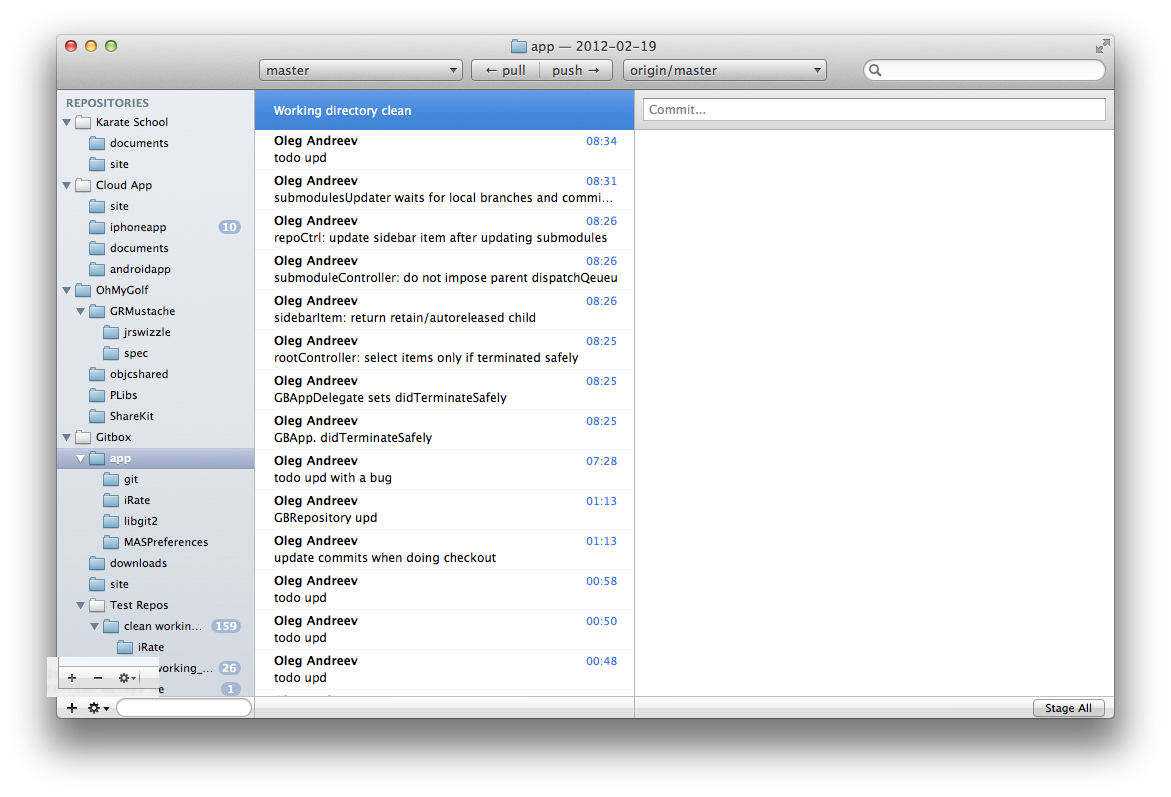
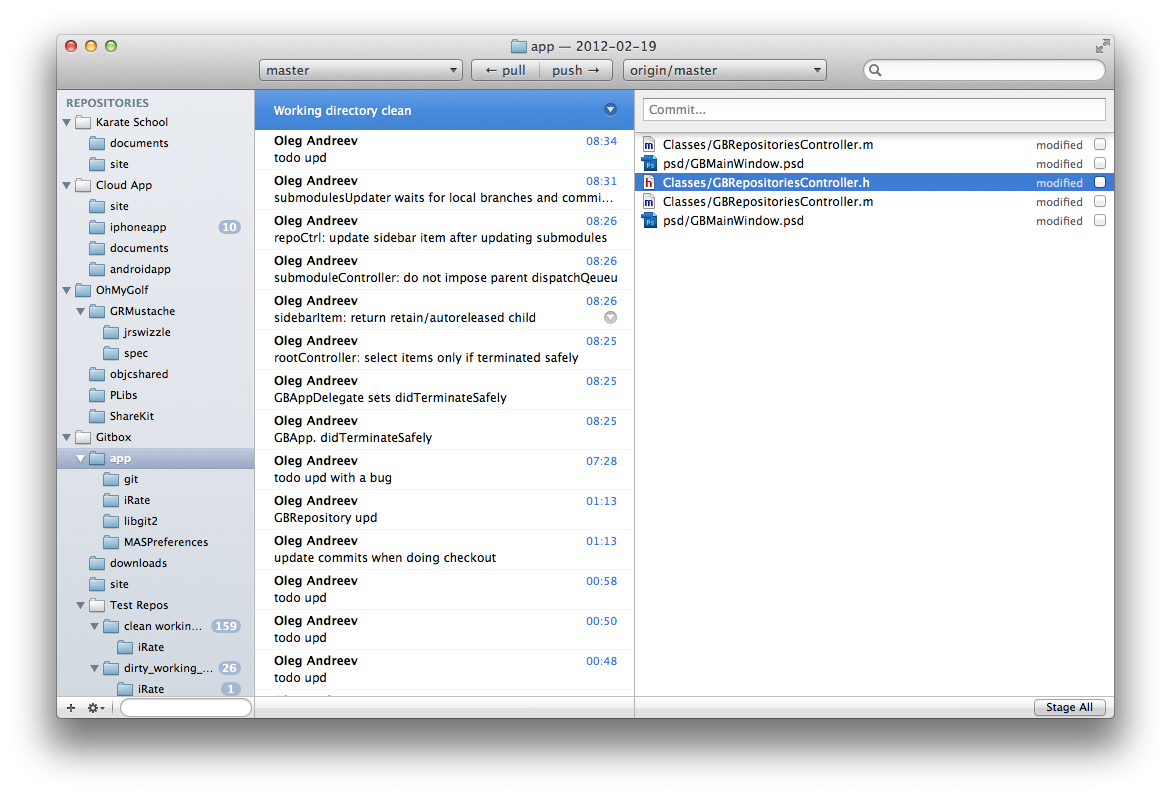
Two versions of the same layered image (1171 x 797). Layer-by-layer changes:
painted on "Stage All small" over box(1033, 699, 1106, 718)
painted on "xcode schemas" over box(47, 657, 159, 716)
hid "Shape 1" over box(103, 707, 110, 711)
hid "Layer 4" over box(67, 702, 106, 714)
added group "history list" with 6 layers above "message box" over box(604, 103, 618, 324)
added group "right click button on selected bg" with 2 layers in group "history list" over box(604, 103, 618, 116)
added layer "Shape 5" (1st of 2, in "history list" › "right click button on selected bg") in group "right click button on selected bg" over box(606, 107, 615, 113)
added layer "Shape 4" (1st of 2, in "history list" › "right click button on selected bg") in group "right click button on selected bg" over box(604, 103, 618, 116)
added group "right click button" with 2 layers in group "history list" over box(604, 311, 618, 324)
added layer "Shape 5" (2nd of 2, in "history list" › "right click button") in group "right click button" over box(606, 315, 615, 321)
added layer "Shape 4" (2nd of 2, in "history list" › "right click button") in group "right click button" over box(604, 311, 618, 324)
added group "message box" (1st of 2) with 6 layers above "file list" over box(635, 90, 1114, 133)
added layer "Gradient Fill 1" in group "message box" over box(644, 99, 1105, 107)
added layer "message box" (2nd of 2, in "message box") in group "message box" over box(644, 99, 1105, 107)
added layer "white" (60%) in group "message box" over box(635, 131, 1114, 132)
added layer "black" in group "message box" over box(635, 132, 1114, 133)
added layer "Color Fill 1" (20%) in group "message box" over box(635, 90, 1114, 133)
added layer "Shape 3" in group "message box" over box(635, 90, 1114, 133)
added layer "file list" above "Layer 1" over box(635, 134, 1114, 228)
painted on "Layer 1" over box(116, 90, 1114, 718)
